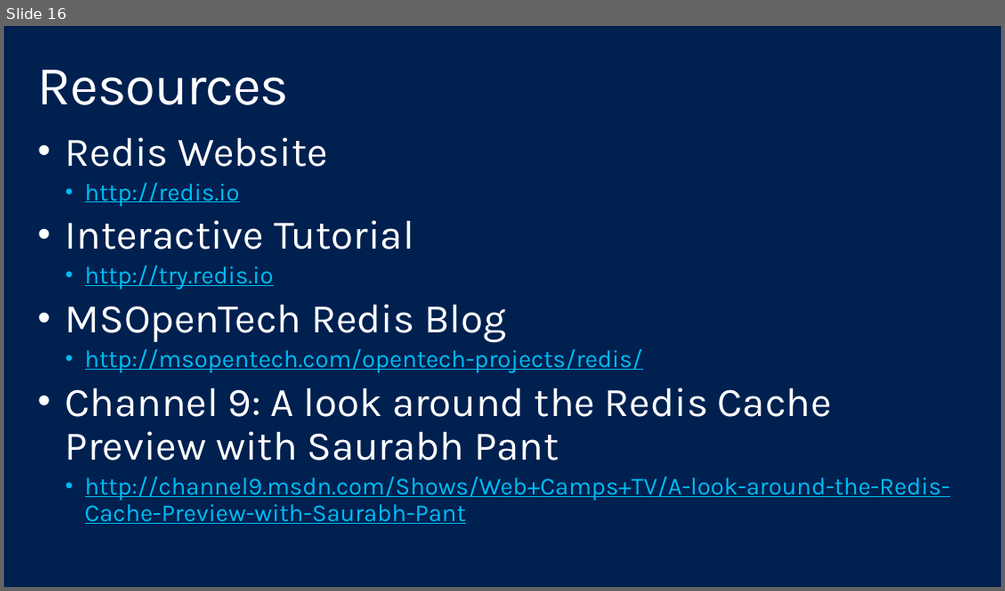
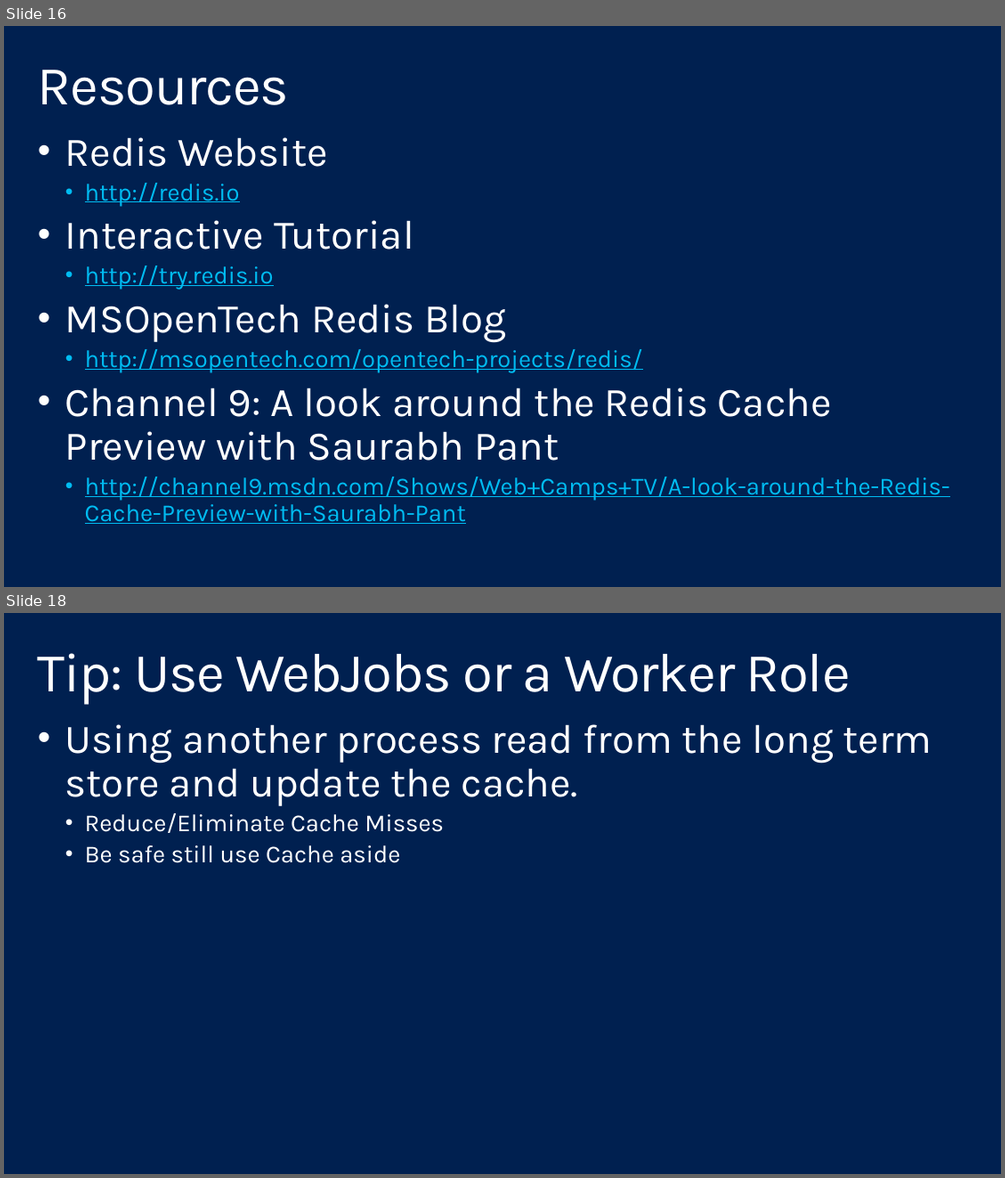
Before and after one commit to shawnweisfeld/20141125_Redis, a slide deck: Redis.pptx. Shown one above the other, each under a label of ours: slide 16 before the commit, slides 16 and 18 after it; the slides between them are not shown. The pictures are 1005x591 and 1005x1178 pixels, drawn with LibreOffice and Linux fonts; fonts in the diff are those of the drawing; background and template pictures are left out. Boxes give left, top, right and bottom in pixels: in the first picture for what was removed or moved away, otherwise in the second. Text is boxed around its words. In the diff, an @@ line names an element or a change of style, - is before the commit and + after.

```diff
--- a/Redis.pptx
+++ b/Redis.pptx
@@ slide 18 added at <box>4,613,1001,1174</box>, background #002050 @@
@@ title added at <box>38,653,850,705</box>, 54 pt, text #FFFFFF @@
+Tip: Use WebJobs or a Worker Role
@@ text added at <box>65,724,932,863</box>, 40 pt, text #FFFFFF @@
+• Using another process read from the long term store and update the cache.
+  • Reduce/Eliminate Cache Misses
+  • Be safe still use Cache aside
```
Also in this commit, not shown: 2 slides changed, 1 other slide added.
